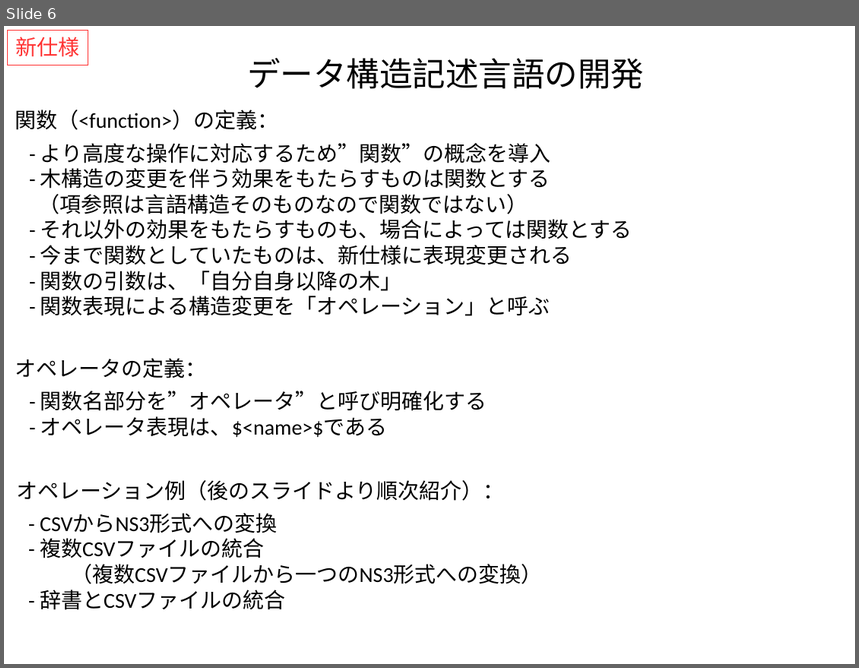
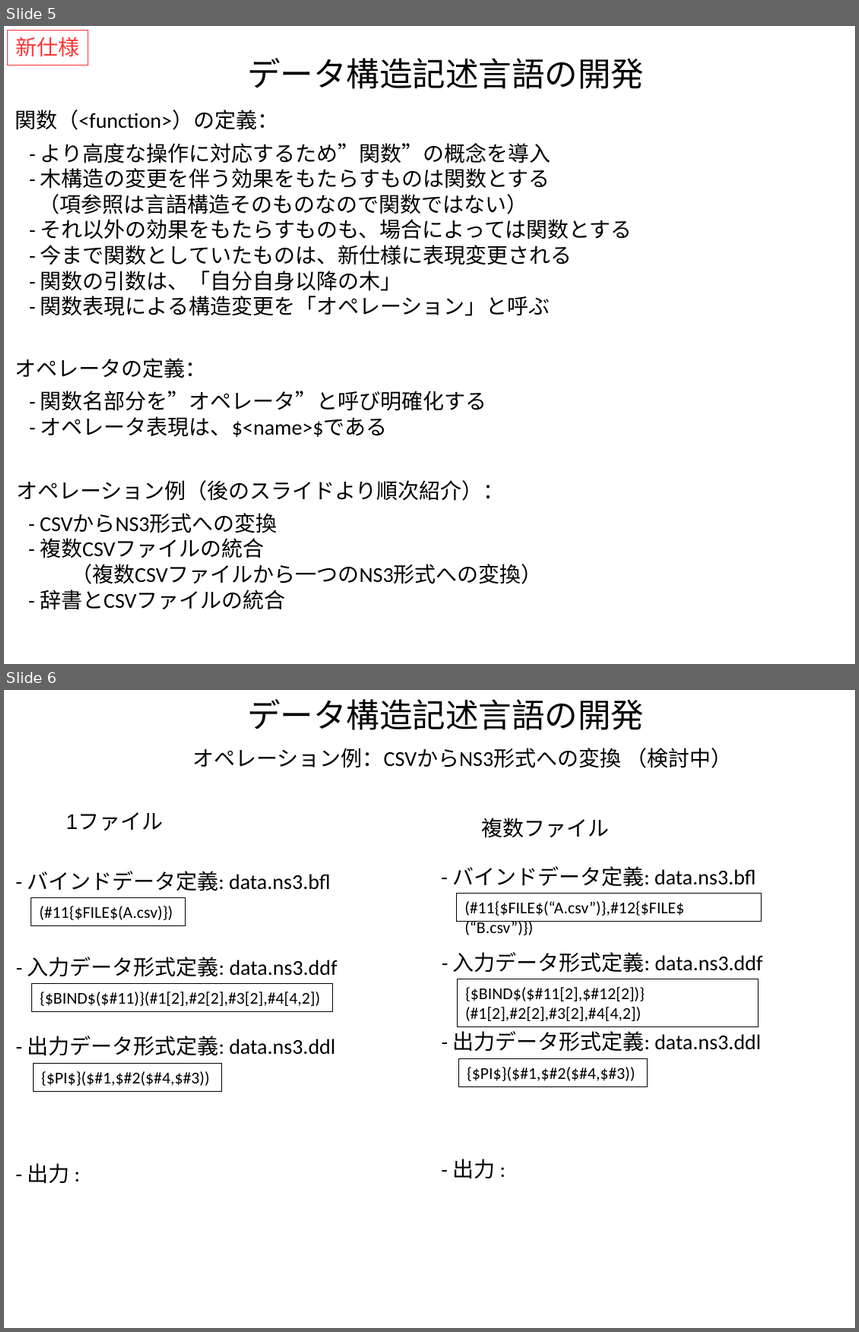
Before and after one commit to kouamano/RECURSIVE-SYSTEM, a slide deck: Document/tq_op_example.pptx. Shown one above the other, each under a label of ours: slide 6 before the commit, slides 5 and 6 after it. The pictures are 859x668 and 859x1332 pixels, drawn with LibreOffice and Linux fonts; fonts in the diff are those of the drawing. Boxes give left, top, right and bottom in pixels: in the first picture for what was removed or moved away, otherwise in the second. Text is boxed around its words. In the diff, an @@ line names an element or a change of style, - is before the commit and + after.

```diff
--- a/Document/tq_op_example.pptx
+++ b/Document/tq_op_example.pptx
@@ slide 6 added at (4, 690, 855, 1328), background #FFFFFF @@
@@ text added at (247, 699, 644, 730), 28 pt, text #000000 @@
+データ構造記述言語の開発
@@ text added at (192, 748, 733, 768), 18 pt, text #000000 @@
+オペレーション例：CSVからNS3形式への変換 （検討中）
@@ text added at (66, 812, 164, 831), 18 pt, text #000000 @@
+1ファイル
@@ text added at (481, 818, 609, 838), 18 pt, text #000000 @@
+複数ファイル
@@ text added at (27, 871, 331, 891), 18 pt, text #000000 @@
+- バインドデータ定義: data.ns3.bfl
@@ text added at (452, 866, 756, 887), 18 pt, text #000000 @@
+- バインドデータ定義: data.ns3.bfl
@@ rectangle added at (456, 894, 761, 922), outline #000000 0.75 pt, 14 pt, text #000000 @@
+(#11{$FILE$(“A.csv”)},#12{$FILE$(“B.csv”)})
@@ rectangle added at (31, 897, 184, 926), outline #000000 0.75 pt, 14 pt, text #000000 @@
+(#11{$FILE$(A.csv)})
@@ text added at (28, 957, 338, 977), 18 pt, text #000000 @@
+- 入力データ形式定義: data.ns3.ddf
@@ text added at (453, 952, 763, 973), 18 pt, text #000000 @@
+- 入力データ形式定義: data.ns3.ddf
@@ rectangle added at (31, 983, 332, 1011), outline #000000 0.75 pt, 14 pt, text #000000 @@
+{$BIND$($#11)}(#1[2],#2[2],#3[2],#4[4,2])
@@ rectangle added at (457, 979, 758, 1026), outline #000000 0.75 pt, 14 pt, text #000000 @@
+{$BIND$($#11[2],$#12[2])}(#1[2],#2[2],#3[2],#4[4,2])
@@ text added at (453, 1031, 761, 1052), 18 pt, text #000000 @@
+- 出力データ形式定義: data.ns3.ddl
@@ text added at (28, 1036, 335, 1056), 18 pt, text #000000 @@
+- 出力データ形式定義: data.ns3.ddl
@@ rectangle added at (33, 1063, 222, 1091), outline #000000 0.75 pt, 14 pt, text #000000 @@
+{$PI$}($#1,$#2($#4,$#3))
@@ rectangle added at (458, 1059, 648, 1087), outline #000000 0.75 pt, 14 pt, text #000000 @@
+{$PI$}($#1,$#2($#4,$#3))
@@ text added at (27, 1163, 69, 1184), 18 pt, text #000000 @@
+- 出力 :
@@ text added at (452, 1159, 495, 1179), 18 pt, text #000000 @@
+- 出力 :
@@ what was slide 6 is now slide 5 @@
```
Also in this commit, not shown: 1 slide changed, 8 slides removed, 1 other file.
